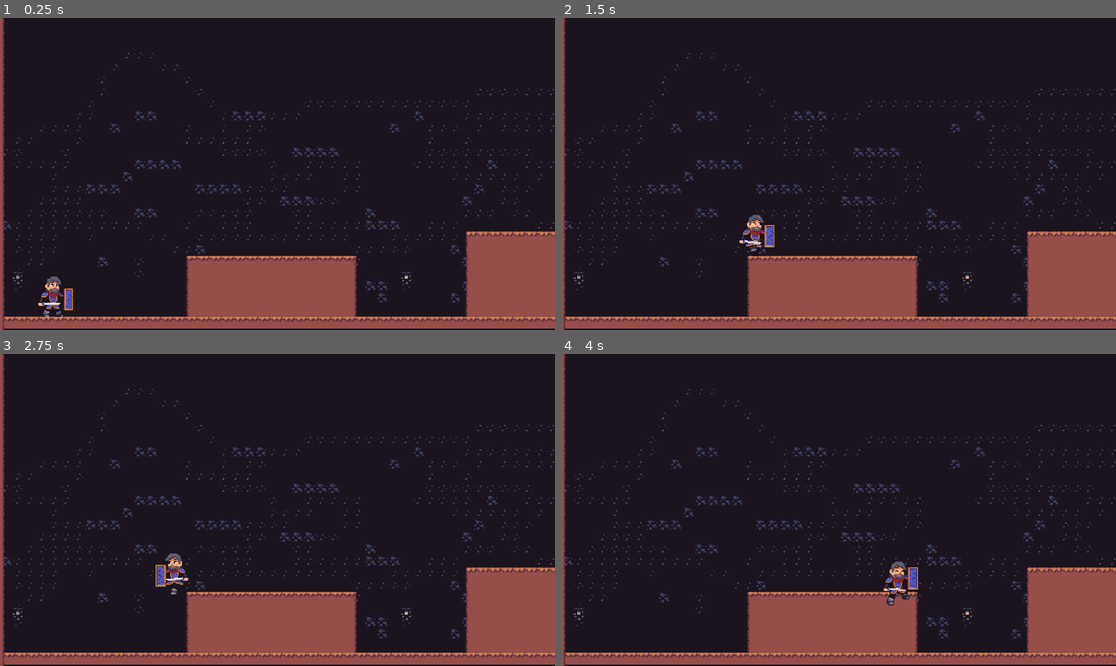
Above: before the commit, frames 1-4 (two rows, left to right).
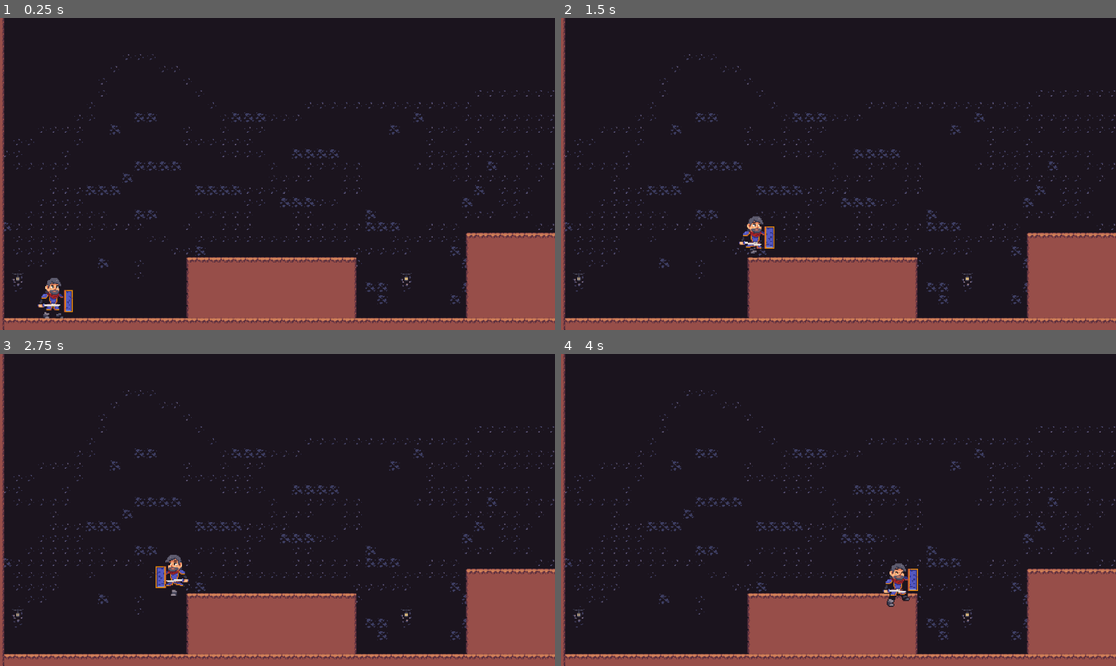
Above: after the commit, the same moments.

Repository: FilipeGamer12/Jogo-2D-CDC
Game: Godot game, scene res://cena/jogo_test.tscn
Same seed, same stepped clock (60 frames per second), same inputs: the game is played once before the commit and once after it.
Inputs:
- Up to frame 1 (0.25 s): no input
- Up to frame 2 (1.5 s): hold D (right) from 0.53 s (still down); tap Space (jump) at 0.77 s
- Up to frame 3 (2.75 s): tap Space (jump) at 1.52 s; release D (right) at 2.03 s; hold A (left) from 2.03 s (still down)
- Up to frame 4 (4 s): release A (left) at 2.78 s; hold D (right) from 2.78 s (still down); tap Space (jump) at 3.02, 3.77 s

The runs differ from the first frame. In frame 1, 6.3% of the frame differs, in the area x 0-100%, y 0-100%; in frame 2, 6.3%; in frame 3, 6.3%; in frame 4, 6.3%.

Commit message:
Update player.tscn

Diff:
--- a/entidades/player.tscn
+++ b/entidades/player.tscn
@@ -129,7 +129,7 @@
 zoom = Vector2(1.575, 1.575)
 limit_left = 0
 limit_right = 1152
-limit_bottom = 530
+limit_bottom = 528
 drag_horizontal_enabled = true
 drag_vertical_enabled = true
 drag_left_margin = 0.3
